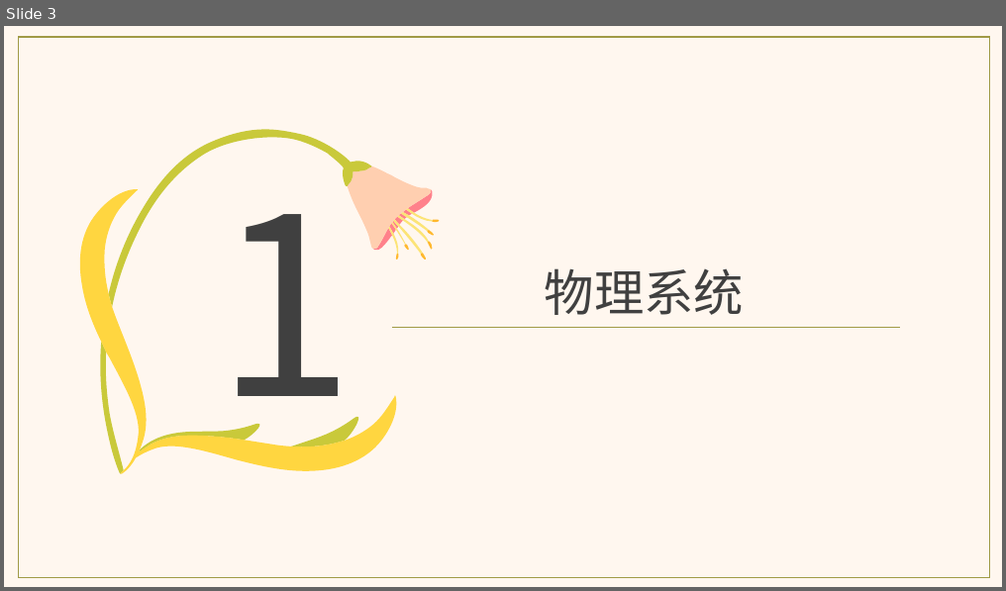
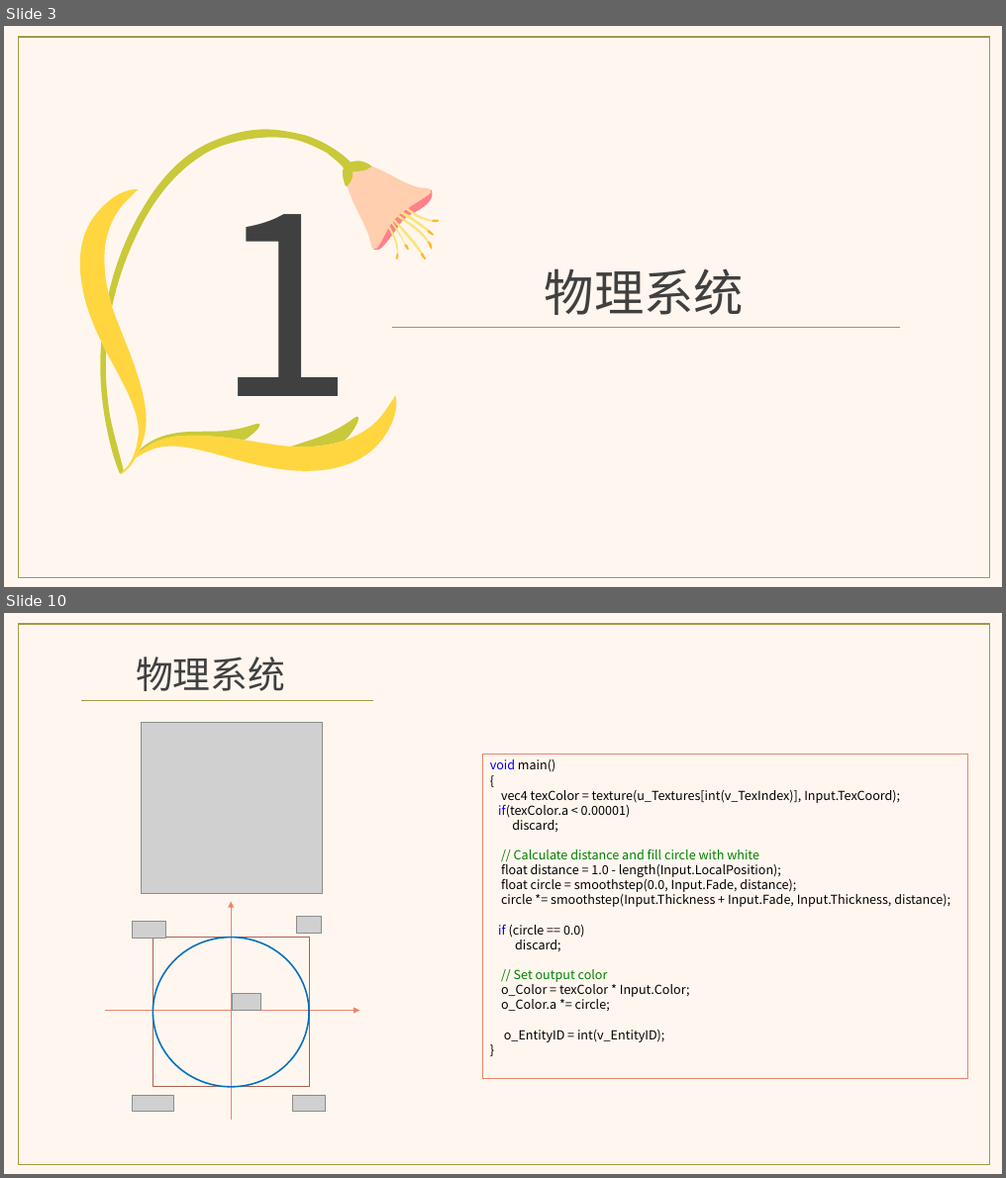
Before and after one commit to aliwanzi/SandTable, a slide deck: doc/从零开始写引擎之物理系统.pptx. Shown one above the other, each under a label of ours: slide 3 before the commit, slides 3 and 10 after it; the slides between them are not shown. The pictures are 1006x591 and 1006x1178 pixels, drawn with LibreOffice and Linux fonts; fonts in the diff are those of the drawing; grey boxes stand for pictures. Boxes give left, top, right and bottom in pixels: in the first picture for what was removed or moved away, otherwise in the second. Text is boxed around its words. In the diff, an @@ line names an element or a change of style, - is before the commit and + after.

```diff
--- a/doc/从零开始写引擎之物理系统.pptx
+++ b/doc/从零开始写引擎之物理系统.pptx
@@ slide 10 added at [4, 613, 1002, 1174], background #FFF7EF @@
@@ rectangle added at [18, 624, 990, 1164], outline #A09A45 1 pt @@
@@ text added at [136, 657, 285, 691], 36 pt, text #404040 @@
+物理系统
@@ line added from (81, 700) to (373, 700), #A09A45 0.5 pt @@
@@ picture added at [141, 722, 322, 894] @@
@@ rectangle added at [482, 755, 967, 1079], outline #EE836B 0.75 pt, 12 pt, text #000000 @@
+void main()
+{
+vec4 texColor = texture(u_Textures[int(v_TexIndex)], Input.TexCoord);
+if(texColor.a < 0.00001)
+discard;
+// Calculate distance and fill circle with white
+float distance = 1.0 - length(Input.LocalPosition);
+float circle = smoothstep(0.0, Input.Fade, distance);
+circle *= smoothstep(Input.Thickness + Input.Fade, Input.Thickness, distance);
+if (circle == 0.0)
+discard;
+// Set output color
+o_Color = texColor * Input.Color;
+o_Color.a *= circle;
+o_EntityID = int(v_EntityID);
+}
@@ arrow added from (231, 1120) to (231, 901), #EE836B 0.5 pt @@
@@ picture added at [133, 922, 165, 938] @@
@@ rectangle added at [152, 937, 310, 1087], outline #B0614F 1 pt @@
@@ ellipse added at [152, 937, 310, 1087], outline #0070C0 1.5 pt @@
@@ picture added at [297, 917, 322, 934] @@
@@ picture added at [233, 994, 261, 1011] @@
@@ arrow added from (104, 1011) to (359, 1011), #EE836B 0.5 pt @@
@@ picture added at [132, 1095, 174, 1112] @@
@@ picture added at [292, 1095, 325, 1112] @@
```
Also in this commit, not shown: 2 slides changed, 6 other slides added, 9 slides removed, 5 other files.
